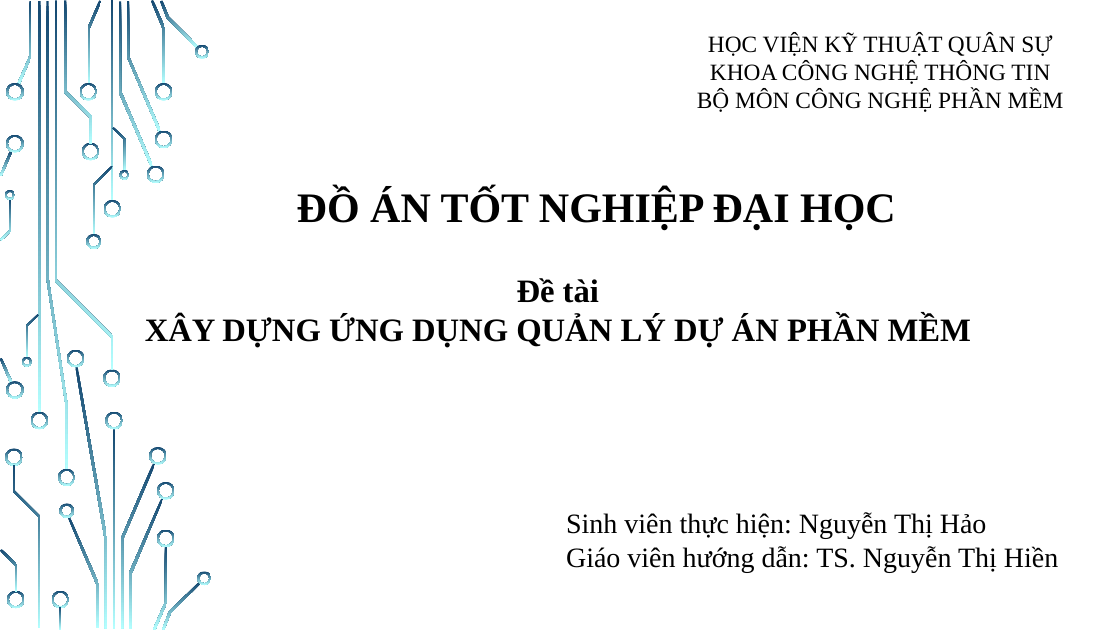
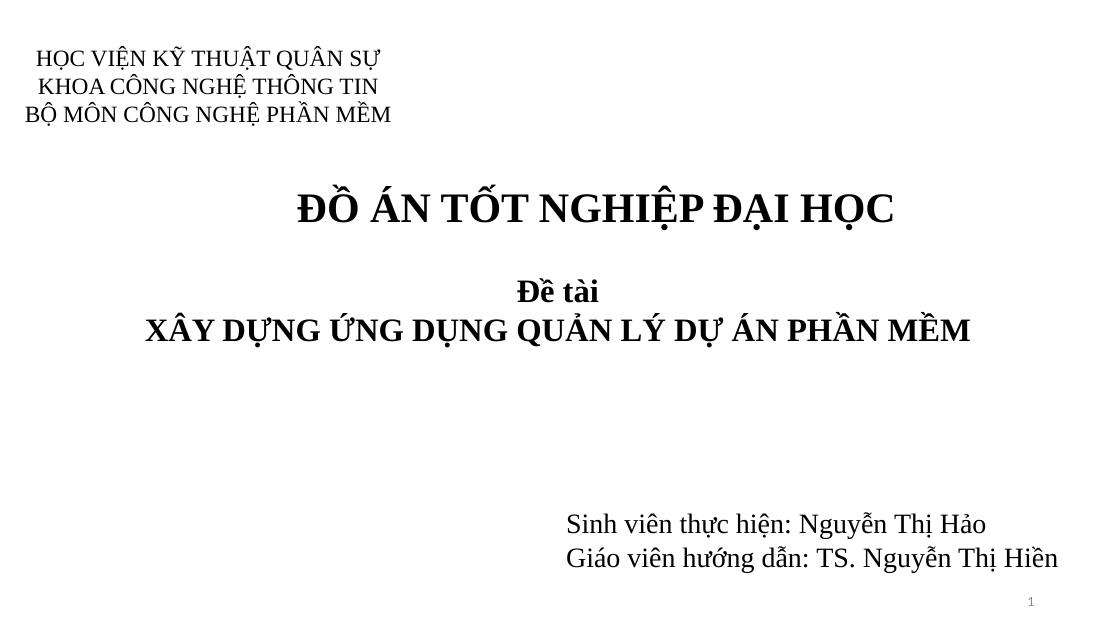
Before and after one commit to NguyenThiHao/DoAnTotNghiep, a slide deck: slide 1 of Documents/Slide do an tot nghiep.pptx. Drawn at 1120x630 pixels with LibreOffice and Linux fonts; fonts in the diff are those of the drawing; background and template pictures are left out. Boxes give left, top, right and bottom in pixels: in the first picture for what was removed or moved away, otherwise in the second. Text is boxed around its words. In the diff, an @@ line names an element or a change of style, - is before the commit and + after.

```diff
--- a/Documents/Slide do an tot nghiep.pptx
+++ b/Documents/Slide do an tot nghiep.pptx
@@ text "HỌC VIỆN KỸ THUẬT QUÂN ...": place and size @@
-text "HỌC VIỆN KỸ THUẬT QUÂN ..." at (697, 33, 1064, 112)
+text "HỌC VIỆN KỸ THUẬT QUÂN ..." at (25, 47, 392, 126)
@@ group removed at (0, 0, 212, 630): 50 freeform shapes, 4 rectangles @@
@@ page number added at (1027, 597, 1034, 606), 12 pt, text #8C8C8C @@
+1
```
Also in this commit, not shown: 18 other slides changed, 9 slides added, 2 slides removed, 25 other files.
